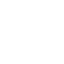
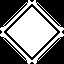
Before/after of a w=64, h=64 layered artwork. What changed in the layer stack:
showed "Back" over [0, 0, 64, 64]
